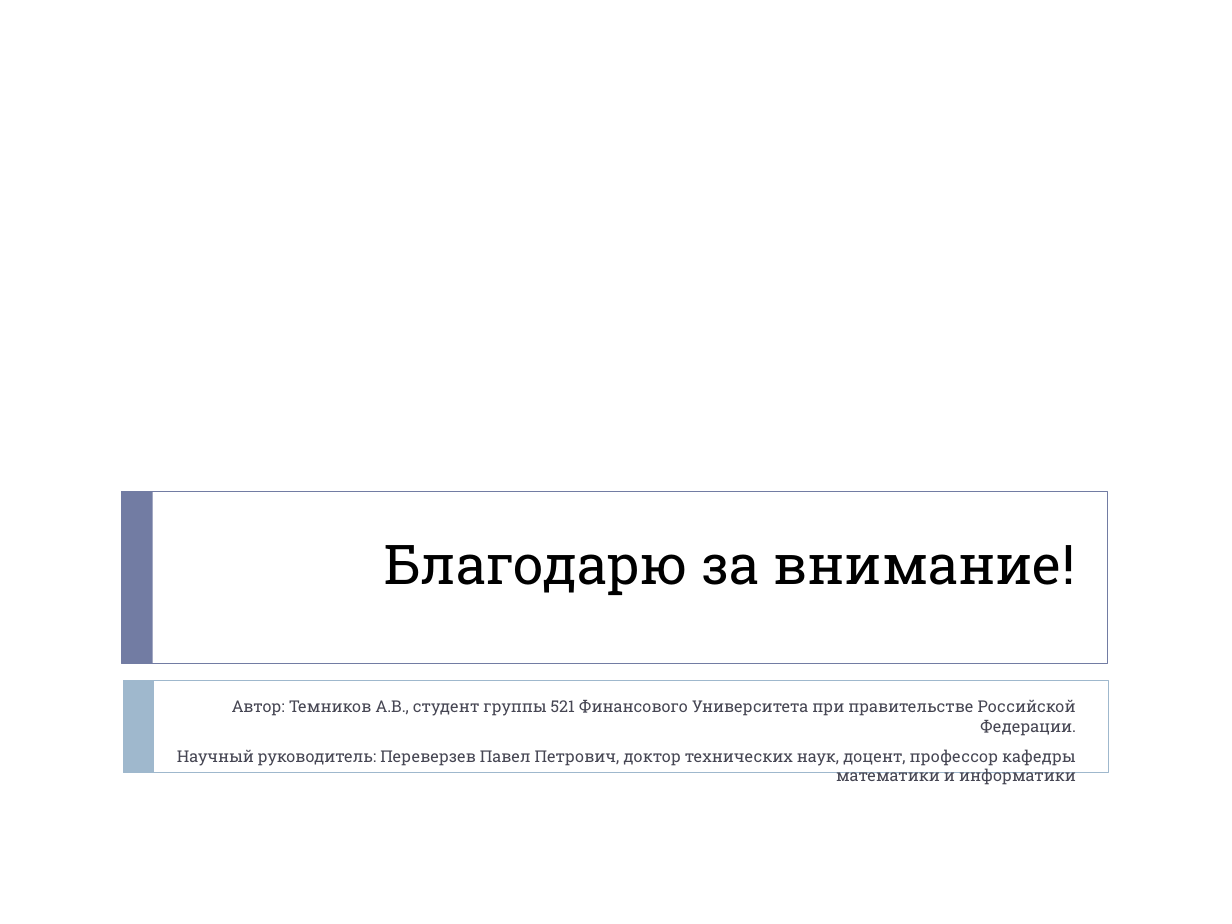
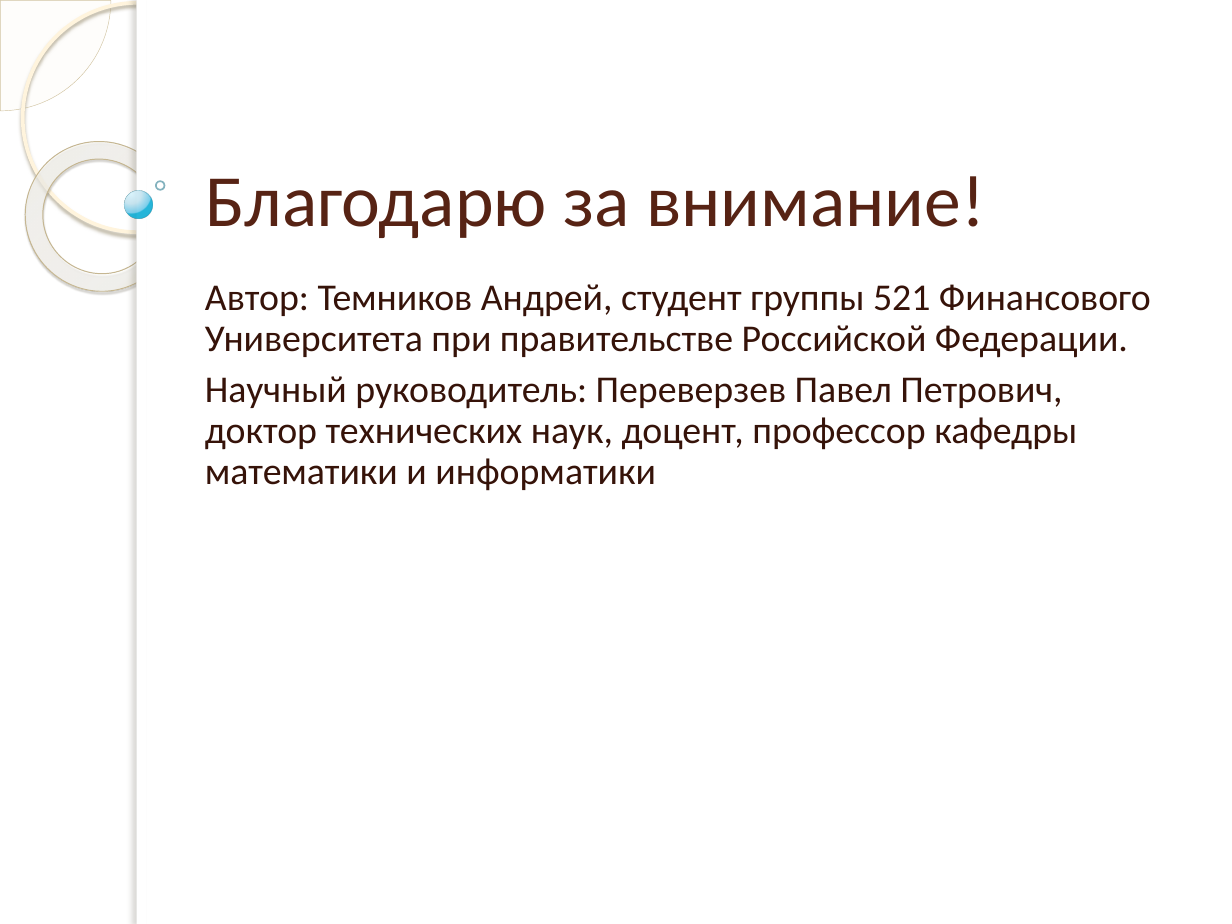
Before and after one commit to andreytemn/university, a slide deck: slide 10 of 5kurs/pereverzev/article/Темников презентация секция 4 Информационное обеспечение.pptx (slide 11 before the commit). Drawn at 1232x924 pixels with LibreOffice and Linux fonts; fonts in the diff are those of the drawing; background and template pictures are left out. Boxes give left, top, right and bottom in pixels: in the first picture for what was removed or moved away, otherwise in the second. Text is boxed around its words. In the diff, an @@ line names an element or a change of style, - is before the commit and + after.

```diff
--- a/5kurs/pereverzev/article/Темников презентация секция 4 Информационное обеспечение.pptx
+++ b/5kurs/pereverzev/article/Темников презентация секция 4 Информационное обеспечение.pptx
@@ pie slice (boxed as its full ellipse) added at <box>0,0,111,111</box>, fill #FEFAF4 at 33% opacity, outline #D3C39F 0.25 pt @@
@@ ellipse added at <box>22,2,251,232</box>, outline #FFF5DE 2.15 pt @@
@@ rectangle added at <box>137,0,1232,924</box>, fill #FFFFFF @@
@@ rectangle added at <box>137,0,147,924</box>, fill #FFFFFF @@
@@ title "Благодарю за внимание!": place and size @@
-title "Благодарю за внимание!" at <box>385,545,1075,595</box>
+title "Благодарю за внимание!" at <box>205,176,985,238</box>
@@ title "Благодарю за внимание!" at <box>205,176,985,238</box>: size 32 to 43 pt, font Roboto Slab to Calibri, text colour #000000 to #572314; alignment right to left; vertical alignment top to bottom @@
@@ donut added at <box>0,111,206,322</box>, fill gradient #FFFCF6 to #FFFEFB to #F0D28E, outline #C7B893 0.58 pt @@
@@ ellipse added at <box>124,191,153,219</box>, fill gradient #DAF4FF to #C3E3F0 to #6BC7E8 to #00ABD5, outline #308EA5 0.16 pt @@
@@ ellipse added at <box>156,181,165,190</box>, outline #318093 1 pt @@
@@ subtitle "Автор: Темников Андрей, студент группы ...": place and size @@
-subtitle "Автор: Темников Андрей, студент группы ..." at <box>177,699,1076,785</box>
+subtitle "Автор: Темников Андрей, студент группы ..." at <box>205,284,1151,491</box>
@@ subtitle at <box>205,284,1151,358</box>: text changed; size 9.5 to 22.1 pt; font Roboto Slab to Calibri; text colour #464653 to #361309 @@
-Автор: Темников А.В., студент группы 521 Финансового Университета при правительстве Российской Федерации.
+Автор: Темников Андрей, студент группы 521 Финансового Университета при правительстве Российской Федерации.
@@ subtitle at <box>205,376,1077,491</box>: size 9.5 to 22.1 pt, font Roboto Slab to Calibri, text colour #464653 to #361309 in "Научный руководитель: Переверзев Павел Петрович, доктор техн ..."; alignment right to left; indent changed; line spacing 1 to 0.9 @@
@@ rectangle removed at <box>122,492,1108,664</box> @@
@@ rectangle removed at <box>122,492,153,664</box> @@
@@ rectangle removed at <box>123,680,1109,772</box> @@
@@ rectangle removed at <box>123,680,154,772</box> @@
```
Also in this commit, not shown: 9 other slides changed, 1 slide removed, 5 other files.
